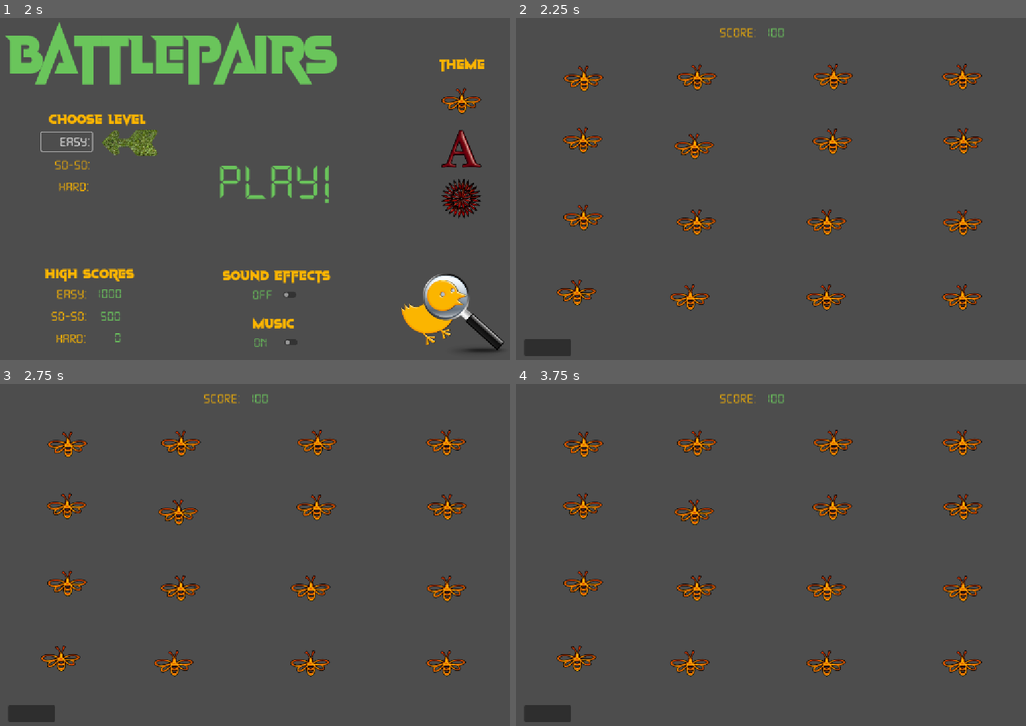
Above: before the commit, frames 1-4 (two rows, left to right).
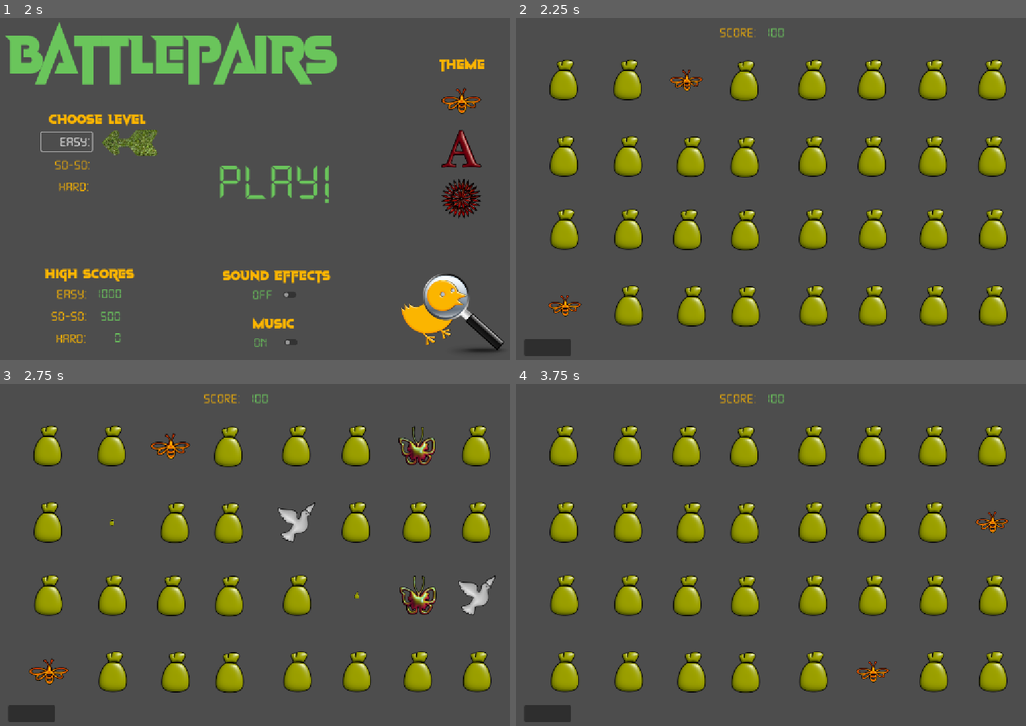
Above: after the commit, the same moments.

Repository: KentGlenn/BattlePairs-godot
Game: Godot game, scene res://scenes/main/main.tscn
Two runs of this game, one before a commit and one after it. Both use one fixed random seed, a clock stepped at 60 frames per second and the inputs below.
Inputs (mouse positions are in pixels of both pictures, inside the frame that each line leads up to):
- Up to frame 1 (2 s): click "Easy:" at 0.5 s; click "Easy:" at 1.25 s
- Up to frame 2 (2.25 s): click "Play!" at 2 s
- Up to frame 3 (2.75 s): no input
- Up to frame 4 (3.75 s): click (546, 712) at 2.77 s; click "Play!" at 3.5 s

Frame 1 is identical in both runs. In frame 2, 18% of the frame differs, in the area x 6-97%, y 12-91%; in frame 3, 17%; in frame 4, 18%.

Commit message:
Workiing on basic level load

Diff:
--- a/scenes/levels/level_1.tscn
+++ b/scenes/levels/level_1.tscn
@@ -12,54 +12,6 @@
 offset_top = 744.0
 offset_right = 137.0
 offset_bottom = 782.0
-
-[node name="Tile1" parent="." instance=ExtResource("2_6iamk")]
-position = Vector2(117, 97)
-
-[node name="Tile2" parent="." instance=ExtResource("2_6iamk")]
-position = Vector2(377, 94)
-
-[node name="Tile3" parent="." instance=ExtResource("2_6iamk")]
-position = Vector2(690, 93)
-
-[node name="Tile4" parent="." instance=ExtResource("2_6iamk")]
-position = Vector2(986, 93)
-
-[node name="Tile5" parent="." instance=ExtResource("2_6iamk")]
-position = Vector2(115, 238)
-
-[node name="Tile6" parent="." instance=ExtResource("2_6iamk")]
-position = Vector2(371, 252)
-
-[node name="Tile7" parent="." instance=ExtResource("2_6iamk")]
-position = Vector2(688, 241)
-
-[node name="Tile8" parent="." instance=ExtResource("2_6iamk")]
-position = Vector2(988, 240)
-
-[node name="Tile9" parent="." instance=ExtResource("2_6iamk")]
-position = Vector2(116, 416)
-
-[node name="Tile10" parent="." instance=ExtResource("2_6iamk")]
-position = Vector2(376, 427)
-
-[node name="Tile11" parent="." instance=ExtResource("2_6iamk")]
-position = Vector2(675, 427)
-
-[node name="Tile12" parent="." instance=ExtResource("2_6iamk")]
-position = Vector2(987, 428)
-
-[node name="Tile13" parent="." instance=ExtResource("2_6iamk")]
-position = Vector2(101, 588)
-
-[node name="Tile14" parent="." instance=ExtResource("2_6iamk")]
-position = Vector2(361, 599)
-
-[node name="Tile15" parent="." instance=ExtResource("2_6iamk")]
-position = Vector2(674, 599)
-
-[node name="Tile16" parent="." instance=ExtResource("2_6iamk")]
-position = Vector2(986, 599)
 
 [node name="Easy" type="Label" parent="."]
 offset_left = 474.0
@@ -82,4 +34,104 @@
 theme_override_font_sizes/font_size = 32
 text = "100"
 
+[node name="Tiles-a" type="Node" parent="."]
+
+[node name="Tile1a" parent="Tiles-a" instance=ExtResource("2_6iamk")]
+position = Vector2(71, 100)
+
+[node name="Tile2a" parent="Tiles-a" instance=ExtResource("2_6iamk")]
+position = Vector2(218, 100)
+
+[node name="Tile3a" parent="Tiles-a" instance=ExtResource("2_6iamk")]
+position = Vector2(353, 101)
+
+[node name="Tile4a" parent="Tiles-a" instance=ExtResource("2_6iamk")]
+position = Vector2(486, 102)
+
+[node name="Tile5a" parent="Tiles-a" instance=ExtResource("2_6iamk")]
+position = Vector2(642, 100)
+
+[node name="Tile6a" parent="Tiles-a" instance=ExtResource("2_6iamk")]
+position = Vector2(779, 100)
+
+[node name="Tile7a" parent="Tiles-a" instance=ExtResource("2_6iamk")]
+position = Vector2(919, 100)
+
+[node name="Tile8a" parent="Tiles-a" instance=ExtResource("2_6iamk")]
+position = Vector2(1055, 100)
+
+[node name="Tile9a" parent="Tiles-a" instance=ExtResource("2_6iamk")]
+position = Vector2(72, 275)
+
+[node name="Tile10a" parent="Tiles-a" instance=ExtResource("2_6iamk")]
+position = Vector2(219, 275)
+
+[node name="Tile11a" parent="Tiles-a" instance=ExtResource("2_6iamk")]
+position = Vector2(363, 276)
+
+[node name="Tile12a" parent="Tiles-a" instance=ExtResource("2_6iamk")]
+position = Vector2(487, 277)
+
+[node name="Tile13a" parent="Tiles-a" instance=ExtResource("2_6iamk")]
+position = Vector2(643, 275)
+
+[node name="Tile14a" parent="Tiles-a" instance=ExtResource("2_6iamk")]
+position = Vector2(779, 275)
+
+[node name="Tile15a" parent="Tiles-a" instance=ExtResource("2_6iamk")]
+position = Vector2(919, 275)
+
+[node name="Tile16a" parent="Tiles-a" instance=ExtResource("2_6iamk")]
+position = Vector2(1055, 275)
+
+[node name="Tiles-b" type="Node2D" parent="."]
+
+[node name="Tile1b" parent="Tiles-b" instance=ExtResource("2_6iamk")]
+position = Vector2(73, 443)
+
+[node name="Tile2b" parent="Tiles-b" instance=ExtResource("2_6iamk")]
+position = Vector2(220, 443)
+
+[node name="Tile3b" parent="Tiles-b" instance=ExtResource("2_6iamk")]
+position = Vector2(355, 444)
+
+[node name="Tile4b" parent="Tiles-b" instance=ExtResource("2_6iamk")]
+position = Vector2(488, 445)
+
+[node name="Tile5b" parent="Tiles-b" instance=ExtResource("2_6iamk")]
+position = Vector2(644, 443)
+
+[node name="Tile6b" parent="Tiles-b" instance=ExtResource("2_6iamk")]
+position = Vector2(781, 443)
+
+[node name="Tile7b" parent="Tiles-b" instance=ExtResource("2_6iamk")]
+position = Vector2(921, 443)
+
+[node name="Tile8b" parent="Tiles-b" instance=ExtResource("2_6iamk")]
+position = Vector2(1057, 443)
+
+[node name="Tile9b" parent="Tiles-b" instance=ExtResource("2_6iamk")]
+position = Vector2(74, 618)
+
+[node name="Tile10b" parent="Tiles-b" instance=ExtResource("2_6iamk")]
+position = Vector2(221, 618)
+
+[node name="Tile11b" parent="Tiles-b" instance=ExtResource("2_6iamk")]
+position = Vector2(365, 619)
+
+[node name="Tile12b" parent="Tiles-b" instance=ExtResource("2_6iamk")]
+position = Vector2(489, 620)
+
+[node name="Tile13b" parent="Tiles-b" instance=ExtResource("2_6iamk")]
+position = Vector2(645, 618)
+
+[node name="Tile14b" parent="Tiles-b" instance=ExtResource("2_6iamk")]
+position = Vector2(781, 618)
+
+[node name="Tile15b" parent="Tiles-b" instance=ExtResource("2_6iamk")]
+position = Vector2(921, 618)
+
+[node name="Tile16b" parent="Tiles-b" instance=ExtResource("2_6iamk")]
+position = Vector2(1057, 618)
+
 [connection signal="pressed" from="Button" to="." method="_on_button_pressed"]
--- a/scenes/tile.gd
+++ b/scenes/tile.gd
@@ -1,3 +1,8 @@
 extends Node2D
 
 @onready var sprite = $Sprite
+@export var tag: int
+
+
+func _on_button_pressed() -> void:
+	print(sprite.texture)
--- a/scenes/tile.tscn
+++ b/scenes/tile.tscn
@@ -14,3 +14,5 @@
 [node name="Sprite" type="Sprite2D" parent="."]
 position = Vector2(49, 49)
 texture = ExtResource("1_3dk36")
+
+[connection signal="pressed" from="Button" to="." method="_on_button_pressed"]
--- a/scripts/levels/level_1/level_1.gd
+++ b/scripts/levels/level_1/level_1.gd
@@ -1,20 +1,63 @@
 extends Node2D
 
-@onready var sprites = [ \
-$Tile1, $Tile2, $Tile3, $Tile4, \
-$Tile5, $Tile6, $Tile7, $Tile8, \
-$Tile9, $Tile10, $Tile11, $Tile12, \
-$Tile13, $Tile14, $Tile15, $Tile16 \
+#@onready var sprites = [ \
+#$Tile1, $Tile2, $Tile3, $Tile4, \
+#$Tile5, $Tile6, $Tile7, $Tile8, \
+#$Tile9, $Tile10, $Tile11, $Tile12, \
+#$Tile13, $Tile14, $Tile15, $Tile16 \
+#]
+
+@onready var sprites_a = [ \
+$"Tiles-a/Tile1a", $"Tiles-a/Tile2a", $"Tiles-a/Tile3a", $"Tiles-a/Tile4a", \
+$"Tiles-a/Tile5a", $"Tiles-a/Tile6a", $"Tiles-a/Tile7a", $"Tiles-a/Tile8a", \
+$"Tiles-a/Tile9a",$"Tiles-a/Tile10a",$"Tiles-a/Tile11a",$"Tiles-a/Tile12a", \
+$"Tiles-a/Tile13a",$"Tiles-a/Tile14a",$"Tiles-a/Tile15a",$"Tiles-a/Tile16a" \
 ]
 
-func _ready():
+@onready var sprites_b = [ \
+$"Tiles-b/Tile1b", $"Tiles-b/Tile2b", $"Tiles-b/Tile3b", $"Tiles-b/Tile4b", \
+$"Tiles-b/Tile5b", $"Tiles-b/Tile6b", $"Tiles-b/Tile7b", $"Tiles-b/Tile8b", \
+$"Tiles-b/Tile9b",$"Tiles-b/Tile10b",$"Tiles-b/Tile11b",$"Tiles-b/Tile12b", \
+$"Tiles-b/Tile13b",$"Tiles-b/Tile14b",$"Tiles-b/Tile15b",$"Tiles-b/Tile16b" \
+]
+
+# Show rand during count down to start
+
+func setupTimer():
 	var timer := Timer.new()
 	add_child(timer)
 
 	timer.timeout.connect(_on_timer_shuffle)
-	timer.wait_time = 2.0
+	timer.wait_time = 3.0
 	#timer.one_shot = true
+	_on_timer_shuffle()
 	timer.start()
+
+
+func setupSprites():
+	for n in sprites_a.size():
+		sprites_a[n].sprite.texture = load("res://assets/sac.png")
+		sprites_a[n].tag = n
+
+	for n in sprites_b.size():
+		sprites_b[n].sprite.texture = load("res://assets/sac.png")
+		sprites_b[n].tag = n + 16
+
+func _ready():
+	randomize()
+# for n in sprites.size():
+	# 	sprites[n].sprite.texture = load("res://assets/sac.png")
+	# 	sprites[n].tag = n
+	setupSprites()
+	setupTimer()
+	# var timer := Timer.new()
+	# add_child(timer)
+
+	# timer.timeout.connect(_on_timer_shuffle)
+	# timer.wait_time = 3.0
+	# #timer.one_shot = true
+	# _on_timer_shuffle()
+	# timer.start()
 
 	#for n in sprites.size():
 		#var newTexture = load(TileUtils.getThemeTextureForIndex("animal", n+1))
@@ -25,19 +68,25 @@
 func _on_button_pressed() -> void:
 	SceneSwitcher.switch_to_scene("res://scenes/main/main.tscn")
 
+func shuffleTiles(sprites):
+	var tween = get_tree().create_tween().bind_node(self).set_ease(Tween.EASE_IN_OUT)
+	sprites.shuffle()
+	for n in sprites_a.size():
+		var newTexture = load(TileUtils.getThemeTextureForIndex("animal", n + 1))
+		var sprite = sprites[n].sprite
+		tween.tween_property(sprite, "scale", Vector2(), .1)
+		tween.tween_property(sprite, "texture", newTexture, 0)
+		tween.tween_property(sprite, "scale", Vector2(1, 1), .1)
+
 
 func _on_timer_shuffle() -> void:
-	randomize()
-
-	var tween = get_tree().create_tween().bind_node(self).set_ease(Tween.EASE_IN_OUT)
-	#print(sprites)
-	sprites.shuffle()
-	#print (sprites.size())
-	for n in sprites.size():
-		var newTexture = load(TileUtils.getThemeTextureForIndex("animal", n+1))
-		#sprites[n].sprite.texture = newTexture
-		#tween.tween_property(sprites[n].sprite.texture, "texture", newTexture, .5)
-		var sprite = sprites[n].sprite
-		tween.tween_property(sprite, "scale", Vector2(), .2)
-		tween.tween_property(sprite, "texture", newTexture, 0)
-		tween.tween_property(sprite, "scale", Vector2(1,1), .2)
+	shuffleTiles(sprites_a)
+	shuffleTiles(sprites_b)
+	#var tween = get_tree().create_tween().bind_node(self).set_ease(Tween.EASE_IN_OUT)
+	#sprites_a.shuffle()
+	#for n in sprites_a.size():
+		#var newTexture = load(TileUtils.getThemeTextureForIndex("animal", n + 1))
+		#var sprite = sprites_a[n].sprite
+		#tween.tween_property(sprite, "scale", Vector2(), .1)
+		#tween.tween_property(sprite, "texture", newTexture, 0)
+		#tween.tween_property(sprite, "scale", Vector2(1, 1), .1)
Binary file added: assets/sac.png
Not shown, added: assets/sac.png.import
